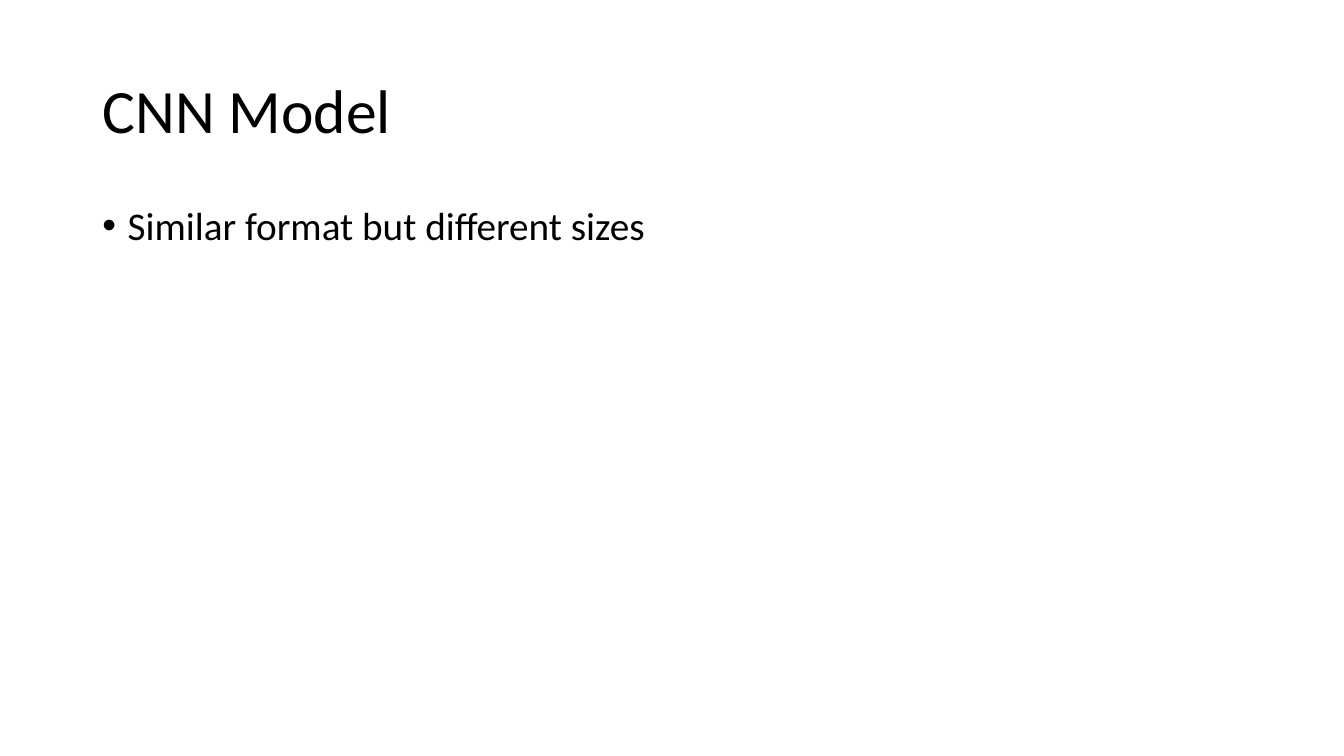
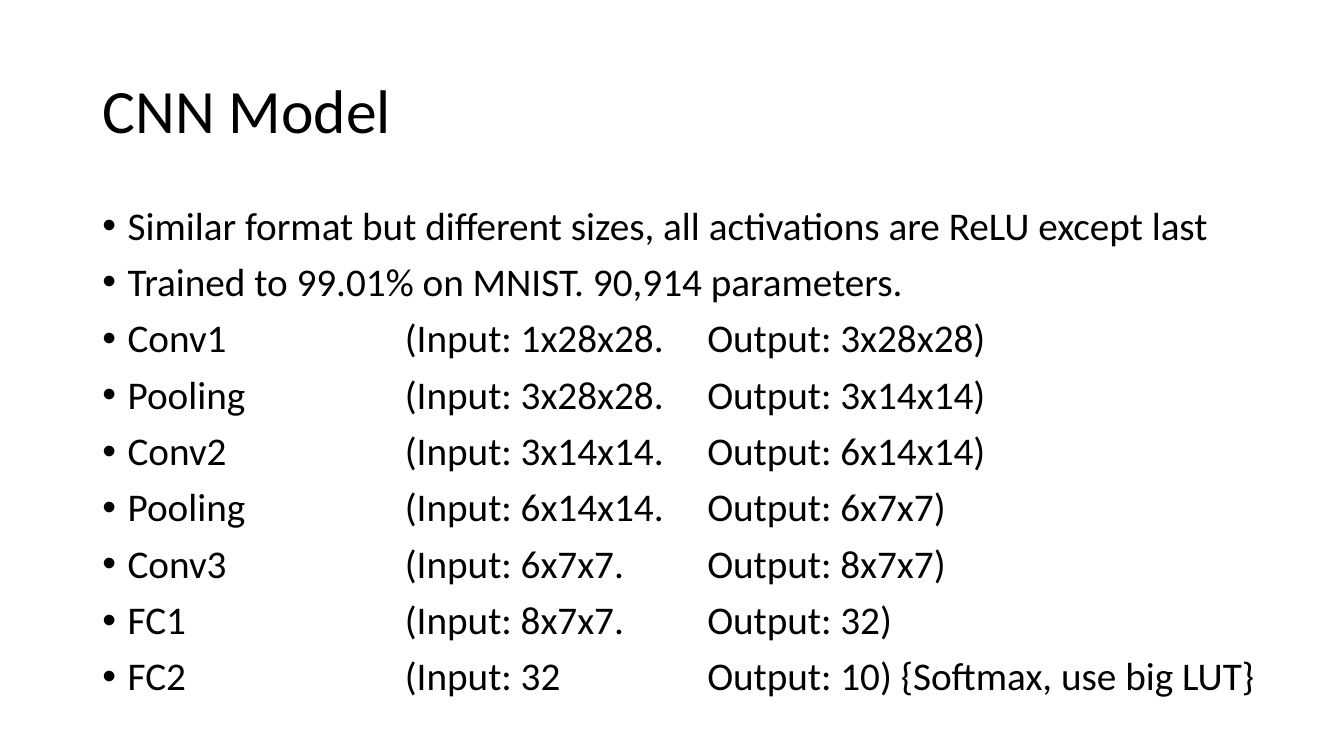
Before and after one commit to erikgroving/NeuralNetworkHardwareAccelerator, a slide deck: slide 4 of WeeklyPresentations/update6_04_08.pptx. Drawn at 1344x756 pixels with LibreOffice and Linux fonts; fonts in the diff are those of the drawing. Boxes give left, top, right and bottom in pixels: in the first picture for what was removed or moved away, otherwise in the second. Text is boxed around its words. In the diff, an @@ line names an element or a change of style, - is before the commit and + after.

```diff
--- a/WeeklyPresentations/update6_04_08.pptx
+++ b/WeeklyPresentations/update6_04_08.pptx
@@ text at <box>128,212,1254,697</box>: text changed @@
-• Similar format but different sizes
+• Similar format but different sizes, all activations are ReLU except last
+• Trained to 99.01% on MNIST. 90,914 parameters.
+• Conv1 (Input: 1x28x28. Output: 3x28x28)
+• Pooling (Input: 3x28x28. Output: 3x14x14)
+• Conv2 (Input: 3x14x14. Output: 6x14x14)
+• Pooling (Input: 6x14x14. Output: 6x7x7)
+• Conv3 (Input: 6x7x7. Output: 8x7x7)
+• FC1 (Input: 8x7x7. Output: 32)
+• FC2 (Input: 32 Output: 10) {Softmax, use big LUT}
```
Also in this commit, not shown: 1 other slide changed, 3 slides added, 7 other files.
